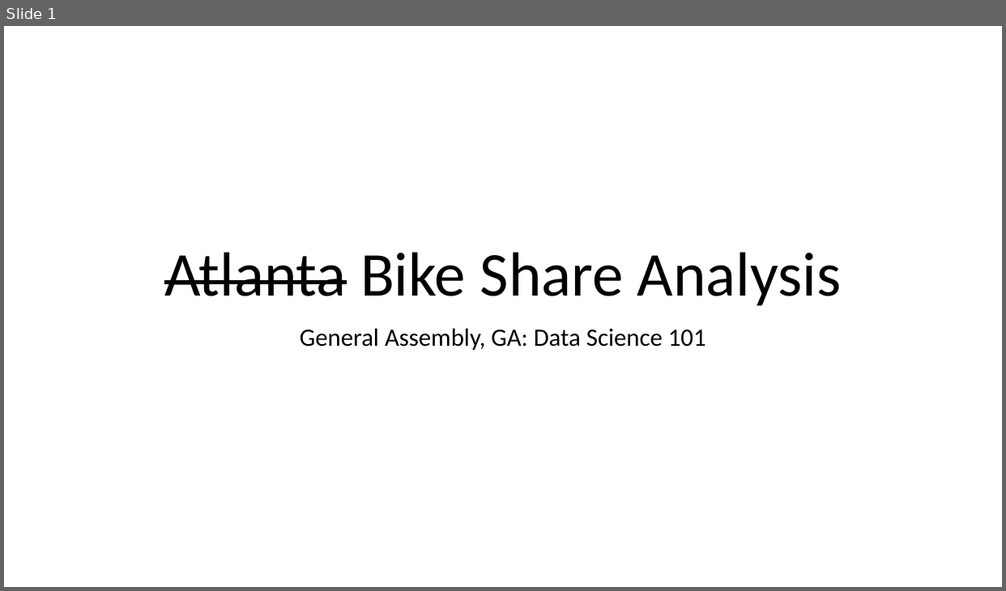
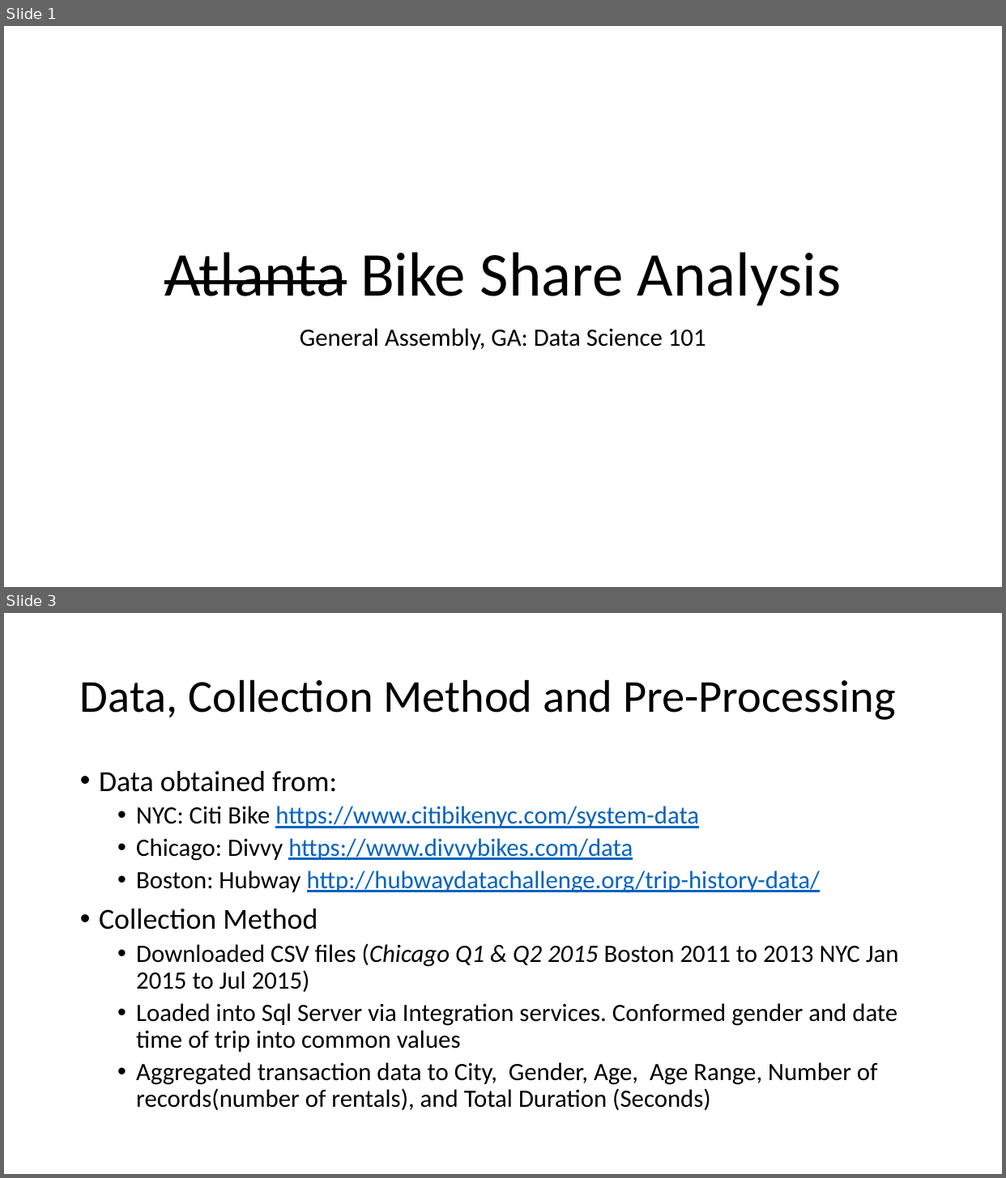
Before and after one commit to Sw3m/Data_Science_GA_Project_15, a slide deck: GA-DataScience Bike Share Project Final.pptx. Shown one above the other, each under a label of ours: slide 1 before the commit, slides 1 and 3 after it; the slides between them are not shown. The pictures are 1006x591 and 1006x1178 pixels, drawn with LibreOffice and Linux fonts; fonts in the diff are those of the drawing. Boxes give left, top, right and bottom in pixels: in the first picture for what was removed or moved away, otherwise in the second. Text is boxed around its words. In the diff, an @@ line names an element or a change of style, - is before the commit and + after.

```diff
--- a/GA-DataScience Bike Share Project Final.pptx
+++ b/GA-DataScience Bike Share Project Final.pptx
@@ slide 3 added at (x1=4, y1=613, x2=1002, y2=1174), background #FFFFFF @@
@@ title added at (x1=80, y1=679, x2=895, y2=720), 44 pt, text #000000 @@
+Data, Collection Method and Pre-Processing
@@ text added at (x1=99, y1=771, x2=899, y2=1110), 24 pt, text #000000 @@
+• Data obtained from:
+  • NYC: Citi Bike https://www.citibikenyc.com/system-data
+  • Chicago: Divvy https://www.divvybikes.com/data
+  • Boston: Hubway http://hubwaydatachallenge.org/trip-history-data/
+• Collection Method
+  • Downloaded CSV files (Chicago Q1 & Q2 2015 Boston 2011 to 2013 NYC Jan 2015 to Jul 2015)
+  • Loaded into Sql Server via Integration services. Conformed gender and date time of trip into common values
+  • Aggregated transaction data to City, Gender, Age, Age Range, Number of records(number of rentals), and Total Duration (Seconds)
```
Also in this commit, not shown: 1 slide changed, 4 other slides added, 3 slides removed, 3 other files.
